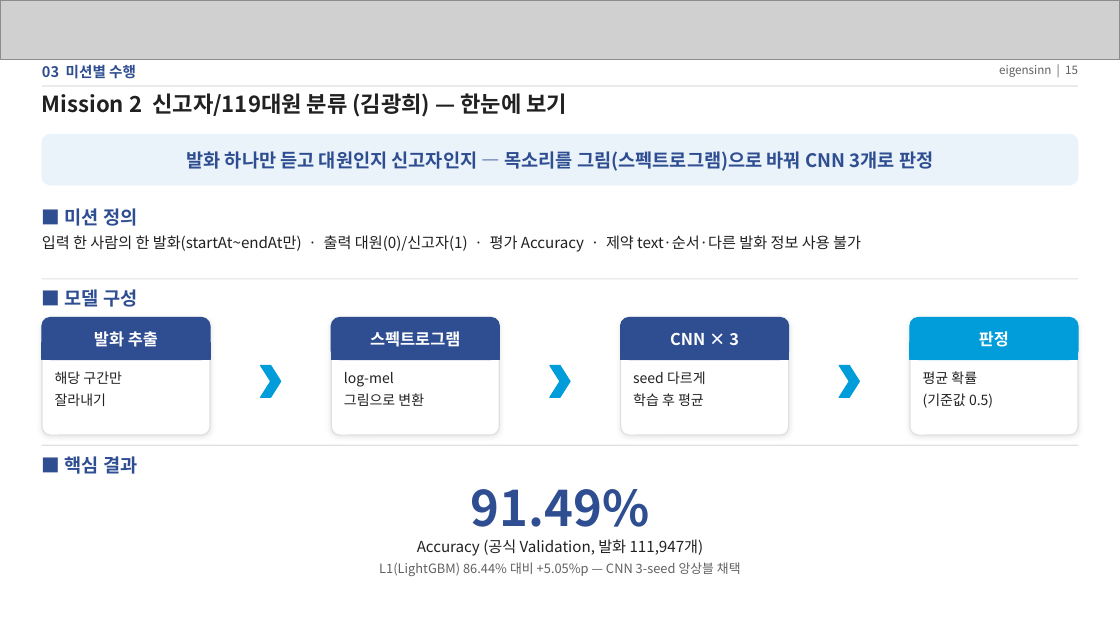
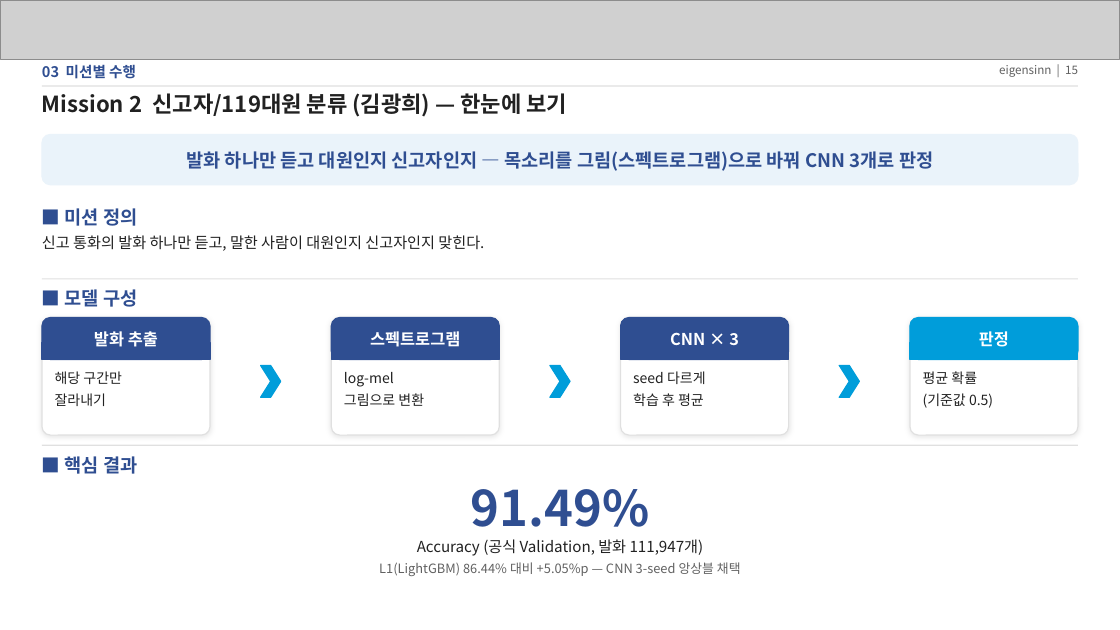
Before and after one commit to eigensinn-dcc2026/prelim, a slide deck: slide 15 of ppt/DCC2026_예선_결과정리.pptx. Drawn at 1120x630 pixels with LibreOffice and Linux fonts; fonts in the diff are those of the drawing; grey boxes stand for pictures. Boxes give left, top, right and bottom in pixels: in the first picture for what was removed or moved away, otherwise in the second. Text is boxed around its words. In the diff, an @@ line names an element or a change of style, - is before the commit and + after.

```diff
--- a/ppt/DCC2026_예선_결과정리.pptx
+++ b/ppt/DCC2026_예선_결과정리.pptx
@@ text at (x1=42, y1=235, x2=484, y2=251): text changed @@
-입력 한 사람의 한 발화(startAt~endAt만) · 출력 대원(0)/신고자(1) · 평가 Accuracy · 제약 text·순서·다른 발화 정보 사용 불가
+신고 통화의 발화 하나만 듣고, 말한 사람이 대원인지 신고자인지 맞힌다.
```
Also in this commit, not shown: 23 other slides changed, 2 slides removed, 1 other file.
